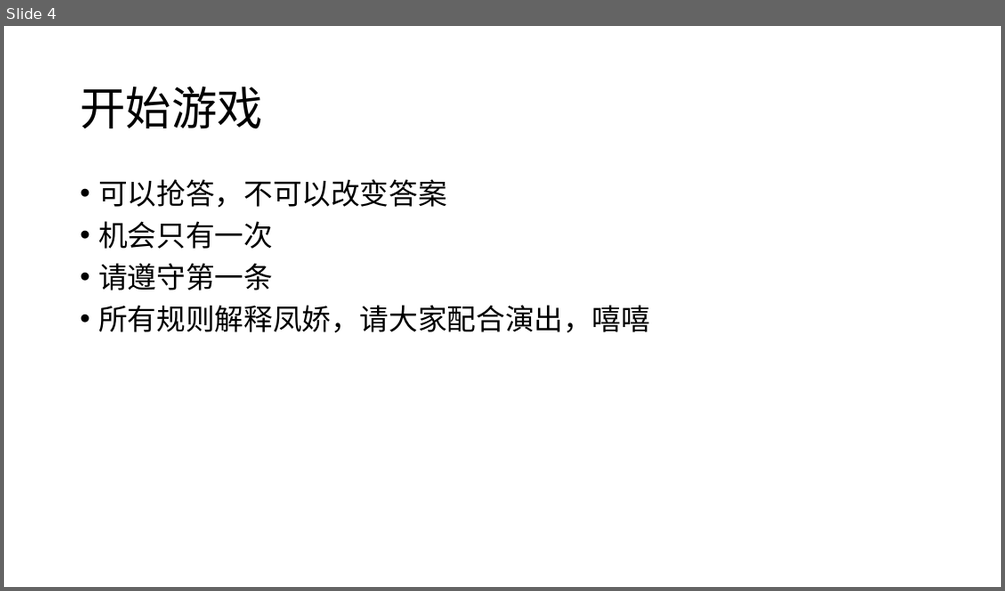
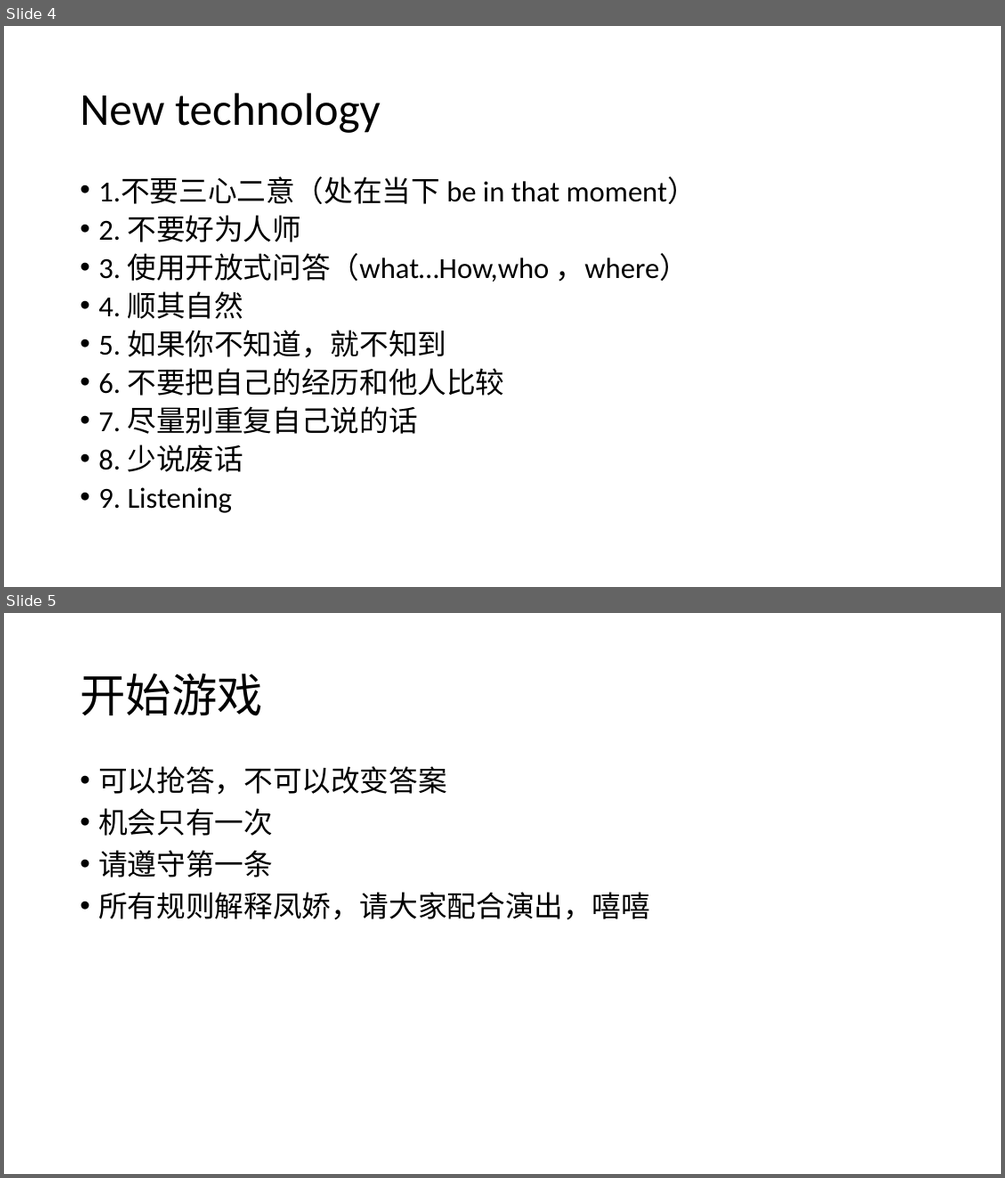
Before and after one commit to Yonahwang/God_with_me, a slide deck: 2018Q2/TGIF/TGIP_June6.pptx. Shown one above the other, each under a label of ours: slide 4 before the commit, slides 4 and 5 after it. The pictures are 1005x591 and 1005x1178 pixels, drawn with LibreOffice and Linux fonts; fonts in the diff are those of the drawing. Boxes give left, top, right and bottom in pixels: in the first picture for what was removed or moved away, otherwise in the second. Text is boxed around its words. In the diff, an @@ line names an element or a change of style, - is before the commit and + after.

```diff
--- a/2018Q2/TGIF/TGIP_June6.pptx
+++ b/2018Q2/TGIF/TGIP_June6.pptx
@@ slide 4 added at (x1=4, y1=26, x2=1001, y2=587), background #FFFFFF @@
@@ title added at (x1=80, y1=93, x2=380, y2=133), 44 pt, text #000000 @@
+New technology
@@ text added at (x1=98, y1=177, x2=696, y2=513), 28 pt, text #000000 @@
+• 1.不要三心二意（处在当下 be in that moment）
+• 2. 不要好为人师
+• 3. 使用开放式问答（what…How,who ，where）
+• 4. 顺其自然
+• 5. 如果你不知道，就不知到
+• 6. 不要把自己的经历和他人比较
+• 7. 尽量别重复自己说的话
+• 8. 少说废话
+• 9. Listening
@@ what was slide 4 is now slide 5 @@
```
Also in this commit, not shown: 4 slides changed, 1 other slide added, 1 slide removed, 3 other files.
